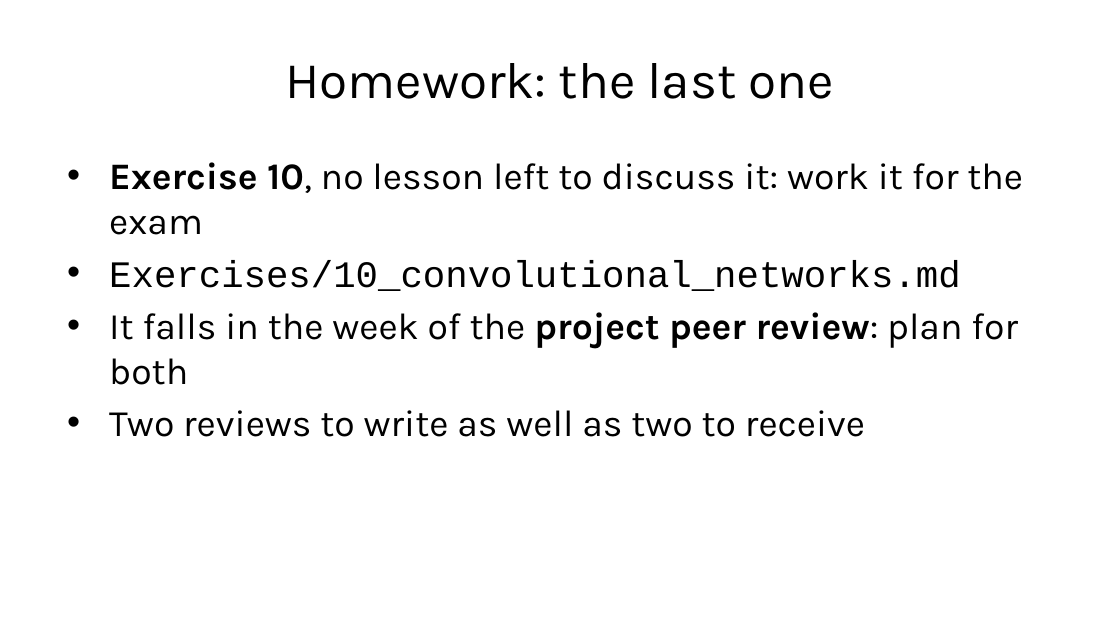
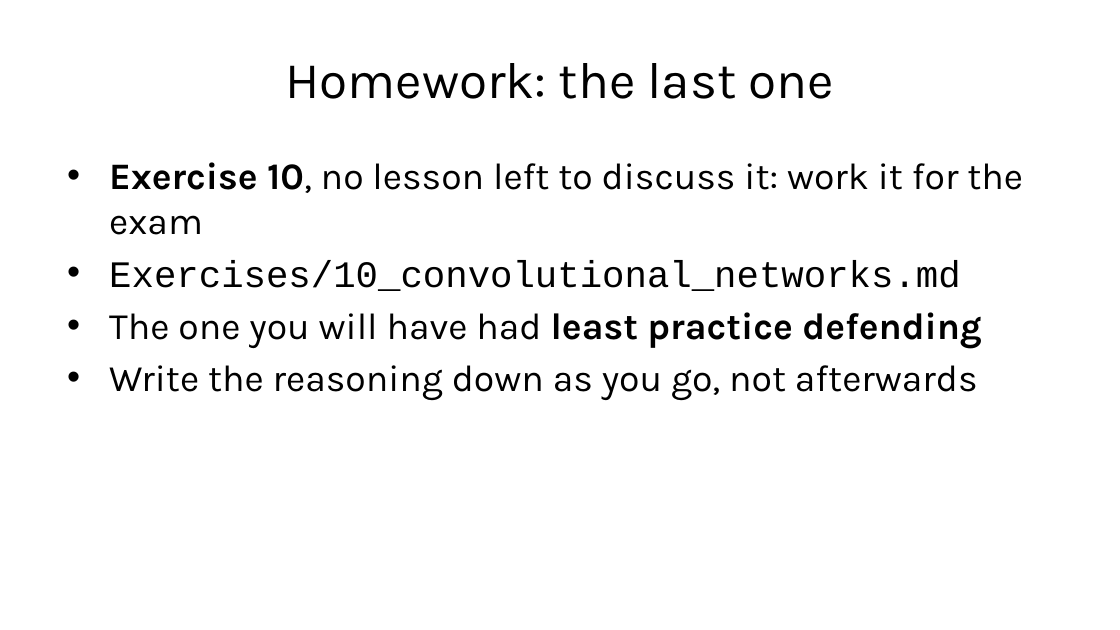
Before and after one commit to fabioantonini/technologies-for-artificial-intelligence, a slide deck: slide 64 of Lessons/10_convolutional_networks/Slides/convolutional_networks_slides.pptx. Drawn at 1120x630 pixels with LibreOffice and Linux fonts; fonts in the diff are those of the drawing; background and template pictures are left out. Boxes give left, top, right and bottom in pixels: in the first picture for what was removed or moved away, otherwise in the second. Text is boxed around its words. In the diff, an @@ line names an element or a change of style, - is before the commit and + after.

```diff
--- a/Lessons/10_convolutional_networks/Slides/convolutional_networks_slides.pptx
+++ b/Lessons/10_convolutional_networks/Slides/convolutional_networks_slides.pptx
@@ text at [109,312,982,401]: text changed @@
-• It falls in the week of the project peer review: plan for both
-• Two reviews to write as well as two to receive
+• The one you will have had least practice defending
+• Write the reasoning down as you go, not afterwards
```
Also in this commit, not shown: 37 other files.
